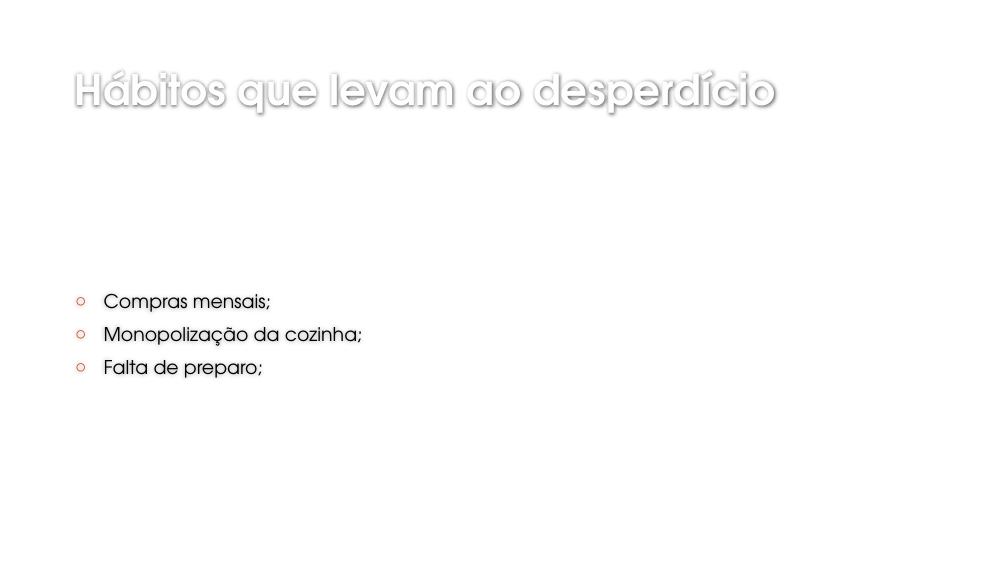
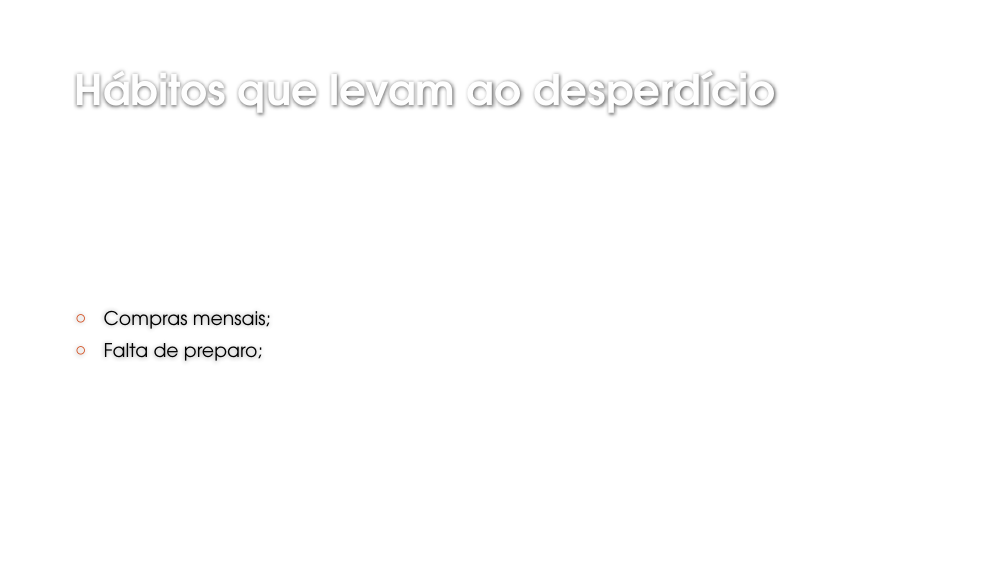
Before and after one commit to leandroGenios/TCC, a slide deck: slide 3 of Nova pasta/MAIS PRATOS.pptx. Drawn at 1008x567 pixels with LibreOffice and Linux fonts; fonts in the diff are those of the drawing; background and template pictures are left out. Boxes give left, top, right and bottom in pixels: in the first picture for what was removed or moved away, otherwise in the second. Text is boxed around its words. In the diff, an @@ line names an element or a change of style, - is before the commit and + after.

```diff
--- a/Nova pasta/MAIS PRATOS.pptx
+++ b/Nova pasta/MAIS PRATOS.pptx
@@ text at box(104, 327, 363, 346): paragraph removed @@
-○ Monopolização da cozinha;
```
Also in this commit, not shown: 1 other slide changed, 4 other files.
